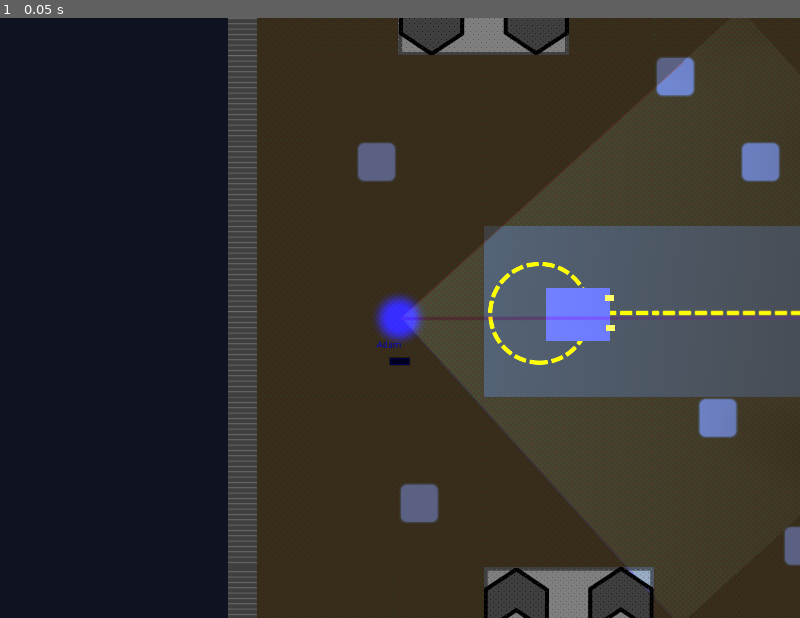
Above: before the commit, frame 1.
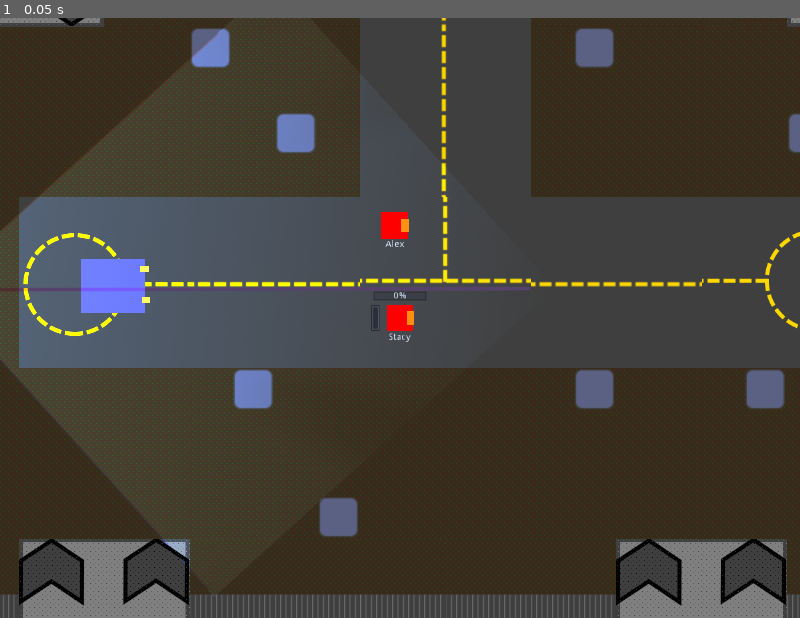
Above: after the commit, the same moment.

Repository: FugitiveTheGame/Fugitive
Game: Godot game, scene res://maps/map_00/Map_00_dev.tscn
Two runs of this game, one before a commit and one after it. Both use one fixed random seed, a clock stepped at 60 frames per second and the inputs below. This scene is started directly instead of the project's main scene.
Inputs:
- Up to frame 1 (0.05 s): no input

The runs differ from the first frame. In frame 1, 66% of the frame differs, in the area x 0-100%, y 0-100%.
Error in both runs: Assertion failed. (res://maps/map_00/Map_00_dev.gd:26)

Commit message:
More robust visibility
- The actual setting of visibility is now handled by the Hider, and it's more more fool proof
- Hider's now have a visibility indicator so they can see how vissible they are
- Movement visibility penalty is now just 1%, the barest whisper of a indiation they are there. Seeker's will need to really look hard.
- Reduce min team sizes for testing
- Stamina bar is now hidden for other players so there is some mystery

Diff:
--- a/actors/hider/Hider.gd
+++ b/actors/hider/Hider.gd
@@ -1,5 +1,8 @@
 extends Player
 class_name Hider
+
+onready var visibilityBar := $VisibilityBar
+var current_visibility: float = 0.0 setget set_current_visibility
 
 func _get_player_group() -> String:
 	return Groups.HIDERS
@@ -7,8 +10,28 @@
 func _get_player_type() -> int:
 	return Network.PlayerType.Hider
 
+func set_current_player():
+	.set_current_player()
+	visibilityBar.show()
+
 func _on_Area2D_body_entered(body):
 	# Freeze tag! Unfreeze your friends!
 	if body is Player and body._get_player_type() == Network.PlayerType.Hider:
 		if body.frozen:
 			body.unfreeze()
+
+func set_current_visibility(percentVisible: float):
+	current_visibility = percentVisible
+
+	visibilityBar.value = (percentVisible * visibilityBar.max_value)
+
+	# If we are a Seeker, use visibility to fade hider out
+	var currentPlayer = Network.get_current_player()
+	if (currentPlayer.type == Network.PlayerType.Seeker):
+		modulate.a = percentVisible
+
+func update_visibility(percentVisible: float):
+	# Never make a hider MORE invisible, if some one else can see the hider
+	# then leave them that visible for all Seekers
+	if percentVisible > self.current_visibility:
+		self.current_visibility = percentVisible
--- a/actors/hider/Hider.tscn
+++ b/actors/hider/Hider.tscn
@@ -46,21 +46,37 @@
 max_distance = 500.0
 
 [node name="PlayerNameLabel" type="Label" parent="."]
-margin_left = -40.8675
-margin_top = 22.4771
-margin_right = 40.1325
-margin_bottom = 36.4771
+margin_left = -50.0
+margin_top = 22.0
+margin_right = 50.0
+margin_bottom = 36.0
 text = "Player Name"
+align = 1
+valign = 1
+autowrap = true
 __meta__ = {
 "_edit_use_anchors_": false
 }
 
 [node name="StaminaBar" type="ProgressBar" parent="."]
-margin_left = -20.0
-margin_top = 39.0
-margin_right = 20.0
-margin_bottom = 53.0
+visible = false
+margin_left = -30.0
+margin_top = -20.0
+margin_right = 10.0
+margin_bottom = -6.0
+rect_rotation = 89.9999
 percent_visible = false
+__meta__ = {
+"_edit_use_anchors_": false
+}
+
+[node name="VisibilityBar" type="ProgressBar" parent="."]
+visible = false
+margin_left = -40.0
+margin_top = -40.0
+margin_right = 40.0
+margin_bottom = -26.0
+custom_colors/font_color_shadow = Color( 0, 0, 0, 1 )
 __meta__ = {
 "_edit_use_anchors_": false
 }
--- a/actors/player/Player.gd
+++ b/actors/player/Player.gd
@@ -151,6 +151,7 @@
 
 func set_current_player():
 	camera.current = true
+	staminaBar.show()
 
 remotesync func try_get_in_car(car_path: NodePath):
 	var new_car = get_tree().get_root().get_node(car_path)
--- a/actors/seeker/Seeker.gd
+++ b/actors/seeker/Seeker.gd
@@ -8,7 +8,7 @@
 const MAX_VISION_DISTANCE := 1000.0
 const MIN_VISION_DISTANCE := 800.0
 
-const MOVEMENT_VISIBILITY_PENALTY := 0.05
+const MOVEMENT_VISIBILITY_PENALTY := 0.01
 const SPRINT_VISIBILITY_PENALTY := 0.75
 
 func _get_player_group() -> String:
@@ -55,44 +55,42 @@
 				if self.car == null:
 					hider.freeze()
 
-			# If we are a Seeker, do visibility calculations
-			var currentPlayer = Network.get_current_player()
-			if (currentPlayer.type == Network.PlayerType.Seeker):
+			############################################
+			# Begin visibility calculations
+			############################################
 
-				# At a given distance, fade the hider out
-				var distance_visibility: float
+			# At a given distance, fade the hider out
+			var distance_visibility: float
 
-				# Hider is too far away, make invisible regardless of FOV visibility
-				if distance > MAX_VISION_DISTANCE:
-					distance_visibility = 0.0
-				# Hider is at the edge of distance visibility, calculate how close to the edge they are
-				elif distance > MIN_VISION_DISTANCE:
-					var x = distance - MIN_VISION_DISTANCE
-					distance_visibility = 1.0 - (x / (MAX_VISION_DISTANCE-MIN_VISION_DISTANCE))
-				# Hider is well with-in visible distance, we won't modify the FOV visibility at all
-				else:
-					distance_visibility = 1.0
+			# Hider is too far away, make invisible regardless of FOV visibility
+			if distance > MAX_VISION_DISTANCE:
+				distance_visibility = 0.0
+			# Hider is at the edge of distance visibility, calculate how close to the edge they are
+			elif distance > MIN_VISION_DISTANCE:
+				var x = distance - MIN_VISION_DISTANCE
+				distance_visibility = 1.0 - (x / (MAX_VISION_DISTANCE-MIN_VISION_DISTANCE))
+			# Hider is well with-in visible distance, we won't modify the FOV visibility at all
+			else:
+				distance_visibility = 1.0
 
-				# If hider is in the center of Seeker's FOV, they are fully visible
-				# otherwise, they will gradually fade out the further out to the edges
-				# of the FOV they are. Outside the FOV cone, they are invisible.
-				var fov_visibility = 1.0 - clamp(abs(look_angle / CONE_WIDTH), 0.0, 1.0)
+			# If hider is in the center of Seeker's FOV, they are fully visible
+			# otherwise, they will gradually fade out the further out to the edges
+			# of the FOV they are. Outside the FOV cone, they are invisible.
+			var fov_visibility = 1.0 - clamp(abs(look_angle / CONE_WIDTH), 0.0, 1.0)
 
-				# FOV visibility can be faded out if at edge of distance visibility
-				var percent_visible = fov_visibility * distance_visibility
+			# FOV visibility can be faded out if at edge of distance visibility
+			var percent_visible = fov_visibility * distance_visibility
 
-				# If the hider is moving at all, make them a little visible
-				# regaurdless of FOV/Distance
-				if hider.is_moving_fast():
-					percent_visible += SPRINT_VISIBILITY_PENALTY
-				elif hider.is_moving():
-					percent_visible += MOVEMENT_VISIBILITY_PENALTY
-				percent_visible = clamp(percent_visible, 0.0, 1.0)
+			# If the hider is moving at all, make them a little visible
+			# regaurdless of FOV/Distance
+			if hider.is_moving_fast():
+				percent_visible += SPRINT_VISIBILITY_PENALTY
+			elif hider.is_moving():
+				percent_visible += MOVEMENT_VISIBILITY_PENALTY
+			percent_visible = clamp(percent_visible, 0.0, 1.0)
+			#print("visible: %f" % percent_visible)
 
-				# Never make a hider MORE invisible, if some one else can see the hider
-				# then leave them that visible for all Seekers
-				if percent_visible > hider.modulate.a:
-					hider.modulate.a = percent_visible
-				#print("visible: %f" % percent_visible)
+			# The hider's set visibility method will handle the visible effects of this
+			hider.update_visibility(percent_visible)
 
 	return isSeen
--- a/actors/seeker/Seeker.tscn
+++ b/actors/seeker/Seeker.tscn
@@ -68,6 +68,7 @@
 }
 
 [node name="StaminaBar" type="ProgressBar" parent="."]
+visible = false
 margin_left = -16.5968
 margin_top = 58.0263
 margin_right = 16.4032
--- a/maps/map_00/Map_00.gd
+++ b/maps/map_00/Map_00.gd
@@ -128,10 +128,12 @@
 		# Re-hide Hiders every frame for Seekers
 		if (currentPlayer.type == Network.PlayerType.Seeker):
 			if not hider.frozen:
-				hider.modulate.a = 0.0
+				hider.current_visibility = 0.0
 			# Frozen Hiders should always be vizible to Seekers
 			else:
-				hider.modulate.a = 1.0
+				hider.current_visibility = 1.0
+		else:
+			hider.current_visibility = 0.0
 
 		for seeker in seekers:
 			if(seeker.process_hider(hider)):
--- a/maps/map_00/Map_00_dev.gd
+++ b/maps/map_00/Map_00_dev.gd
@@ -2,7 +2,7 @@
 
 func _ready():
 	# Change this to false to play as a Hider
-	var be_seeker := true
+	var be_seeker := false
 
 	var playerData = PlayerLobbyData.new()
 	Network.players[1] = playerData
--- a/screens/lobby/Lobby.gd
+++ b/screens/lobby/Lobby.gd
@@ -6,8 +6,8 @@
 onready var hiderCountLabel := $MainPanel/OuterContainer/CenterContainer/PlayersContainer/HidersCount
 onready var mapSelectButton := $MainPanel/OuterContainer/CenterContainer/OptionsContainer/MapSelectButton
 
-const MIN_PLAYERS = 3
-const MIN_SEEKERS = 2
+const MIN_PLAYERS = 2
+const MIN_SEEKERS = 1
 const MIN_HIDERS = 1
 
 func _ready():
